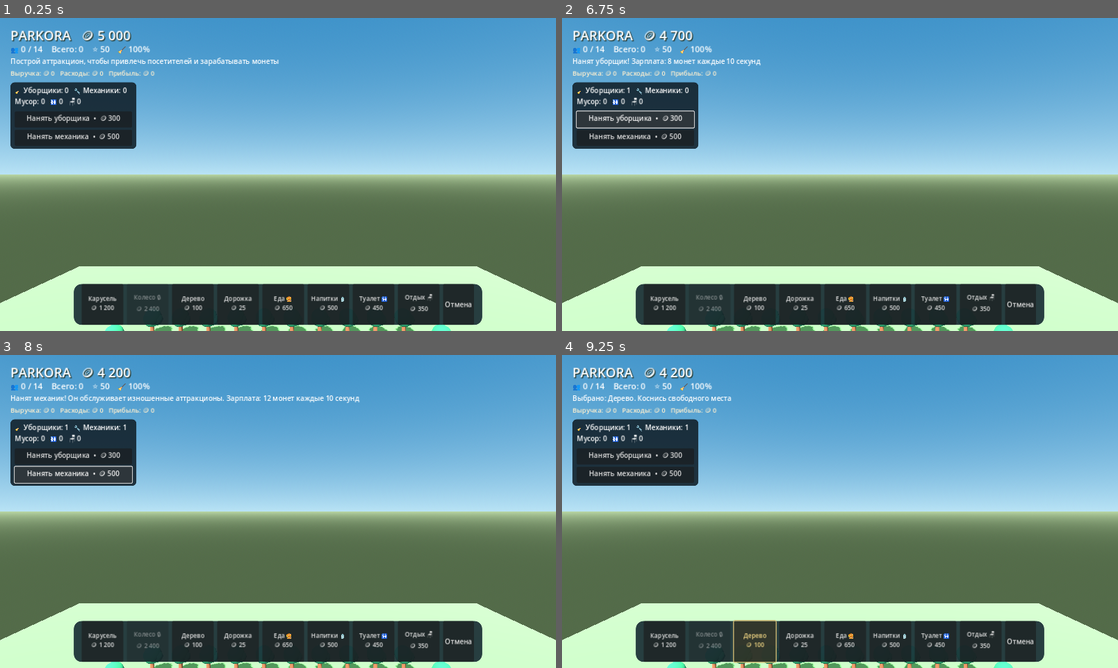
Above: before the commit, frames 1-4 (two rows, left to right).
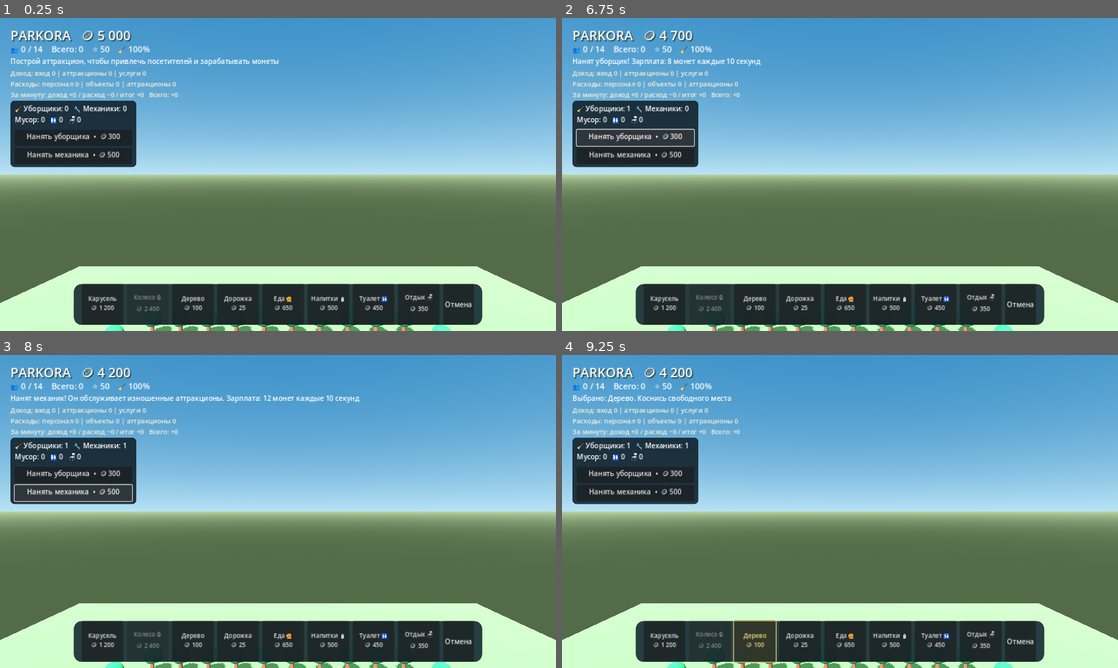
Above: after the commit, the same moments.

Repository: uchihabaha05-del/PARKORA
Game: Godot game, scene res://scenes/main.tscn
The game is run twice, just before and just after one commit, with the same random seed, the same clock (stepped at 60 frames per second) and the same inputs.
Inputs:
- Up to frame 1 (0.25 s): no input
- Up to frame 2 (6.75 s): click "Карусель 🪙 1 200" at 0.5 s; click "Дерево 🪙 100" at 1.25 s; click "Дорожка 🪙 25" at 2 s; click "Еда 🍔 🪙 650" at 2.75 s; click "Напитки 🥤 🪙 500" at 3.5 s; click "Туалет 🚻 🪙 450" at 4.25 s; click "Отдых 🪑 🪙 350" at 5 s; click "Отмена" at 5.75 s; click "Нанять уборщика • 🪙 300" at 6.5 s
- Up to frame 3 (8 s): click "Нанять механика • 🪙 500" at 7.25 s
- Up to frame 4 (9.25 s): click "Карусель 🪙 1 200" at 8 s; click "Дерево 🪙 100" at 8.75 s

The runs differ from the first frame. In frame 1, 3.8% of the frame differs, in the area x 1-32%, y 16-48%; in frame 2, 4.2%; in frame 3, 4.1%; in frame 4, 3.8%.

Commit message:
Add categorized park economy and rolling profit report

Diff:
--- a/scripts/main.gd
+++ b/scripts/main.gd
@@ -25,6 +25,15 @@
 var total_visitors := 0
 var total_income := 0
 var total_expenses := 0
+var admission_income := 0
+var ride_income := 0
+var service_income := 0
+var staff_expenses := 0
+var facility_expenses := 0
+var ride_maintenance_expenses := 0
+var period_income := 0
+var period_expenses := 0
+var reporting_timer := 60.0
 var maintenance_timer := 10.0
 var save_timer := 15.0
 var built_objects: Array[Dictionary] = []
@@ -76,6 +85,7 @@
 	_update_visitors(delta)
 	_animate_rides(delta)
 	_update_economy(delta)
+	_update_reporting_period(delta)
 	save_timer -= delta
 	if save_timer <= 0.0:
 		save_timer = 15.0
@@ -257,7 +267,7 @@
 
 func _create_staff_panel(root: Control) -> void:
 	var panel := PanelContainer.new()
-	panel.position = Vector2(24, 148)
+	panel.position = Vector2(24, 190)
 	panel.custom_minimum_size = Vector2(290, 146)
 	var style := StyleBoxFlat.new()
 	style.bg_color = Color(0.07, 0.13, 0.17, 0.9)
@@ -767,6 +777,15 @@
 	total_visitors = int(config.get_value("park", "total_visitors", 0))
 	total_income = int(config.get_value("park", "total_income", 0))
 	total_expenses = int(config.get_value("park", "total_expenses", 0))
+	admission_income = int(config.get_value("economy", "admission_income", 0))
+	ride_income = int(config.get_value("economy", "ride_income", 0))
+	service_income = int(config.get_value("economy", "service_income", 0))
+	staff_expenses = int(config.get_value("economy", "staff_expenses", 0))
+	facility_expenses = int(config.get_value("economy", "facility_expenses", 0))
+	ride_maintenance_expenses = int(config.get_value("economy", "ride_maintenance_expenses", 0))
+	period_income = int(config.get_value("economy", "period_income", 0))
+	period_expenses = int(config.get_value("economy", "period_expenses", 0))
+	reporting_timer = float(config.get_value("economy", "reporting_timer", 60.0))
 	park_rating = float(config.get_value("park", "park_rating", 50.0))
 	cleaners = int(config.get_value("park", "cleaners", 0))
 	mechanics = int(config.get_value("park", "mechanics", 0))
@@ -814,6 +833,15 @@
 	config.set_value("park", "total_visitors", total_visitors)
 	config.set_value("park", "total_income", total_income)
 	config.set_value("park", "total_expenses", total_expenses)
+	config.set_value("economy", "admission_income", admission_income)
+	config.set_value("economy", "ride_income", ride_income)
+	config.set_value("economy", "service_income", service_income)
+	config.set_value("economy", "staff_expenses", staff_expenses)
+	config.set_value("economy", "facility_expenses", facility_expenses)
+	config.set_value("economy", "ride_maintenance_expenses", ride_maintenance_expenses)
+	config.set_value("economy", "period_income", period_income)
+	config.set_value("economy", "period_expenses", period_expenses)
+	config.set_value("economy", "reporting_timer", reporting_timer)
 	config.set_value("park", "park_rating", park_rating)
 	config.set_value("park", "cleaners", cleaners)
 	config.set_value("park", "mechanics", mechanics)
@@ -839,9 +867,16 @@
 	if maintenance_timer > 0.0:
 		return
 	maintenance_timer = 10.0
-	var upkeep := shops.size() + facilities.size() * 2 + cleaners * 8 + mechanics * 12
+	var staff_cost := cleaners * 8 + mechanics * 12
+	var facility_cost := shops.size() + facilities.size() * 2
+	var ride_cost := 0
 	for ride in rides:
-		upkeep += 2 + int(ride.get("level", 1))
+		ride_cost += 2 + int(ride.get("level", 1))
+	var upkeep := staff_cost + facility_cost + ride_cost
+	staff_expenses += staff_cost
+	facility_expenses += facility_cost
+	ride_maintenance_expenses += ride_cost
+	period_expenses += upkeep
 	if upkeep <= 0:
 		return
 	total_expenses += upkeep
@@ -854,6 +889,17 @@
 		_set_hint("Не хватает монет на обслуживание! Рейтинг парка снижается")
 	_update_cleanliness(10.0)
 	_update_ride_maintenance()
+	_update_hud()
+
+
+func _update_reporting_period(delta: float) -> void:
+	reporting_timer -= delta
+	if reporting_timer > 0.0:
+		return
+	while reporting_timer <= 0.0:
+		reporting_timer += 60.0
+		period_income = 0
+		period_expenses = 0
 	_update_hud()
 
 
@@ -908,6 +954,8 @@
 	coins += ENTRY_TICKET_PRICE
 	total_visitors += 1
 	total_income += ENTRY_TICKET_PRICE
+	admission_income += ENTRY_TICKET_PRICE
+	period_income += ENTRY_TICKET_PRICE
 	_update_hud()
 	_set_hint("Новый посетитель вошёл в парк: +🪙 " + str(ENTRY_TICKET_PRICE))
 
@@ -1086,6 +1134,8 @@
 				var ride_price := int(rides[ride_index].get("ticket_price", RIDE_TICKET_PRICE))
 				coins += ride_price
 				total_income += ride_price
+				ride_income += ride_price
+				period_income += ride_price
 				rides[ride_index]["ride_revenue"] = int(rides[ride_index].get("ride_revenue", 0)) + ride_price
 				rides[ride_index]["served"] = int(rides[ride_index].get("served", 0)) + 1
 				rides[ride_index]["condition"] = maxf(0.0, float(rides[ride_index].get("condition", 100.0)) - 1.5)
@@ -1120,6 +1170,8 @@
 					var sale_price := 18 if shop_kind == "food" else 12
 					coins += sale_price
 					total_income += sale_price
+					service_income += sale_price
+					period_income += sale_price
 					shops[shop_index]["served"] += 1
 					if shop_kind == "food":
 						visitor["hunger"] = 0.0
@@ -1155,6 +1207,8 @@
 					var service_price := 8 if facility_kind == "toilet" else 6
 					coins += service_price
 					total_income += service_price
+					service_income += service_price
+					period_income += service_price
 					facilities[facility_index]["served"] = int(facilities[facility_index].get("served", 0)) + 1
 					if facility_kind == "toilet":
 						visitor["hygiene"] = 0.0
@@ -1348,8 +1402,9 @@
 	if hire_mechanic_button != null:
 		hire_mechanic_button.disabled = coins < 500
 	if economy_label != null:
-		var net_profit := total_income - total_expenses
-		economy_label.text = "Выручка: 🪙 " + _format_number(total_income) + "   Расходы: 🪙 " + _format_number(total_expenses) + "   Прибыль: 🪙 " + _format_number(net_profit)
+		var lifetime_profit := total_income - total_expenses
+		var period_profit := period_income - period_expenses
+		economy_label.text = "Доход: вход " + _format_number(admission_income) + " | аттракционы " + _format_number(ride_income) + " | услуги " + _format_number(service_income) + "\nРасходы: персонал " + _format_number(staff_expenses) + " | объекты " + _format_number(facility_expenses) + " | аттракционы " + _format_number(ride_maintenance_expenses) + "\nЗа минуту: доход +" + _format_number(period_income) + " / расход −" + _format_number(period_expenses) + " / итог " + ("+" if period_profit >= 0 else "−") + _format_number(absi(period_profit)) + "   Всего: " + ("+" if lifetime_profit >= 0 else "−") + _format_number(absi(lifetime_profit))
 
 
 func _count_facilities(kind: String) -> int:
